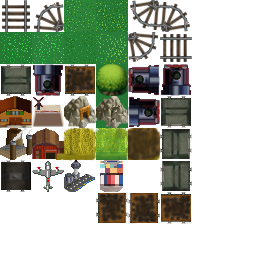
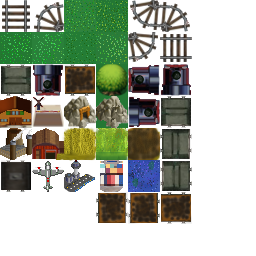
Comparing the layer stacks of the two 256×256 images. Changes:
added layer "Layer #4" above "Pasted Layer #22" over bbox(128, 160, 160, 192)
